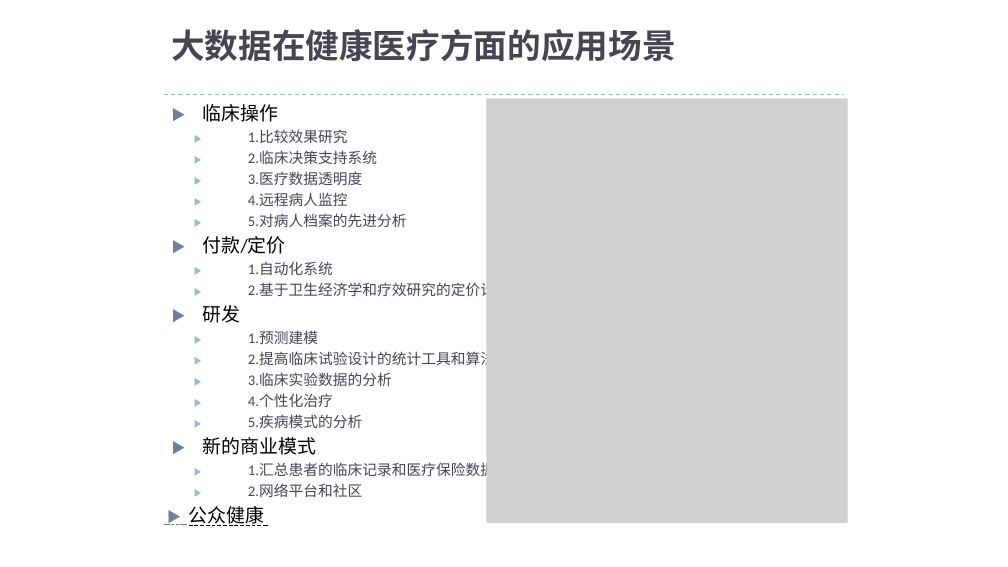
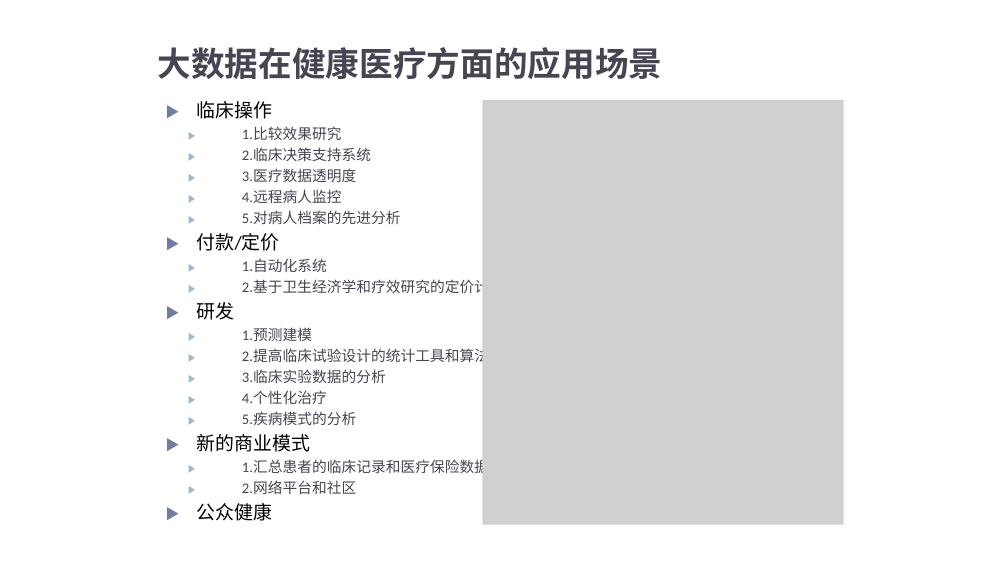
Before and after one commit to prm10/paper, a slide deck: slide 27 of presentation/big data.pptx (slide 26 before the commit). Drawn at 1008x567 pixels with LibreOffice and Linux fonts; fonts in the diff are those of the drawing; grey boxes stand for pictures. Boxes give left, top, right and bottom in pixels: in the first picture for what was removed or moved away, otherwise in the second. Text is boxed around its words. In the diff, an @@ line names an element or a change of style, - is before the commit and + after.

```diff
--- a/presentation/big data.pptx
+++ b/presentation/big data.pptx
@@ text "大数据在健康医疗方面的应用场景": place and size @@
-text "大数据在健康医疗方面的应用场景" at <box>171,29,676,61</box>
+text "大数据在健康医疗方面的应用场景" at <box>158,47,663,79</box>
@@ freeform shape removed at <box>164,95,845,95</box> @@
@@ picture: place and size @@
-picture at <box>486,98,848,523</box>
+picture at <box>482,100,844,525</box>
@@ text at <box>197,503,273,521</box>: letter spacing 0 to 0.1 pt in "公众健康"; underline off in "▶ 公众健康"; indent changed @@
```
Also in this commit, not shown: 7 other slides changed, 1 slide added, 4 other files.
